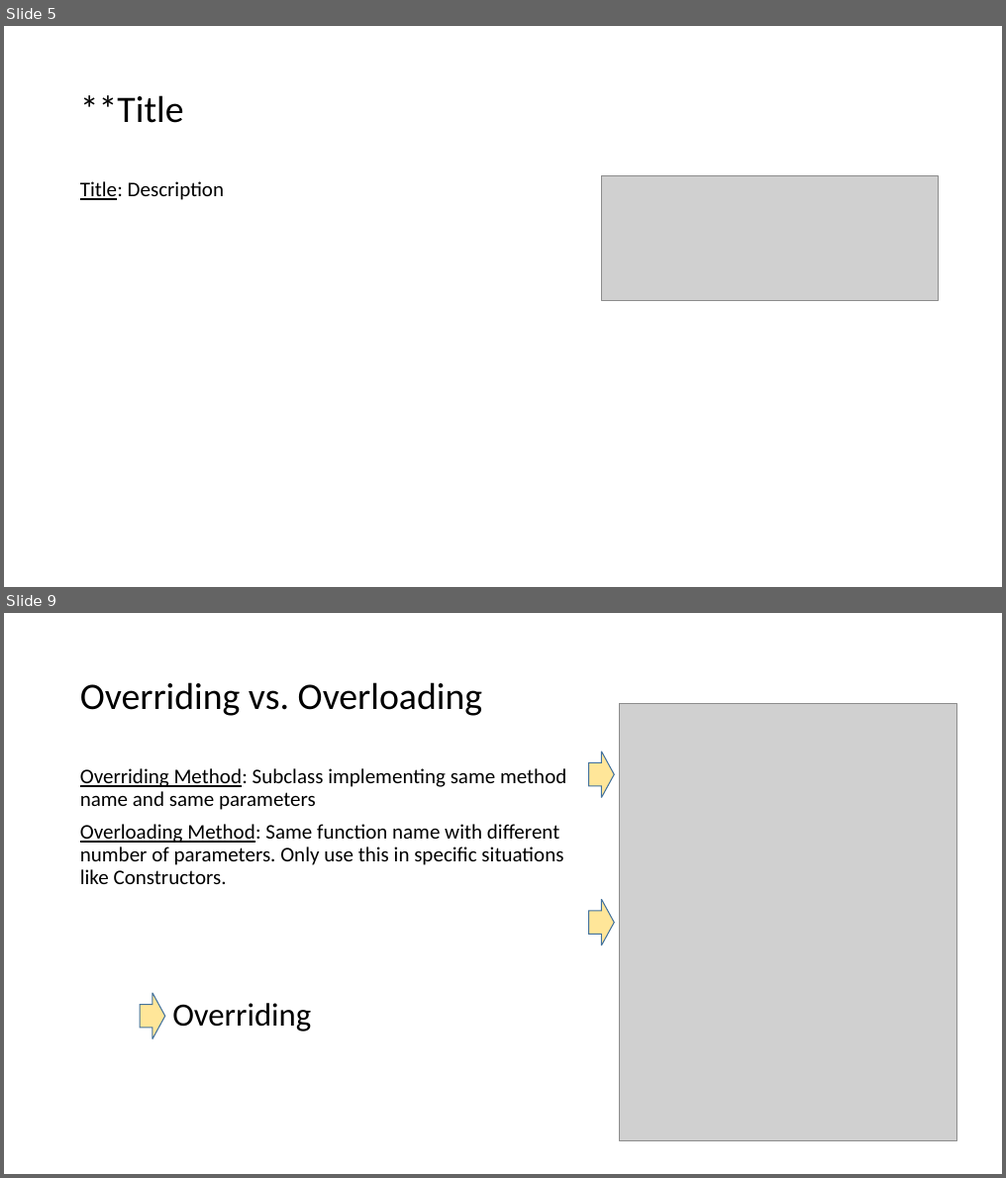
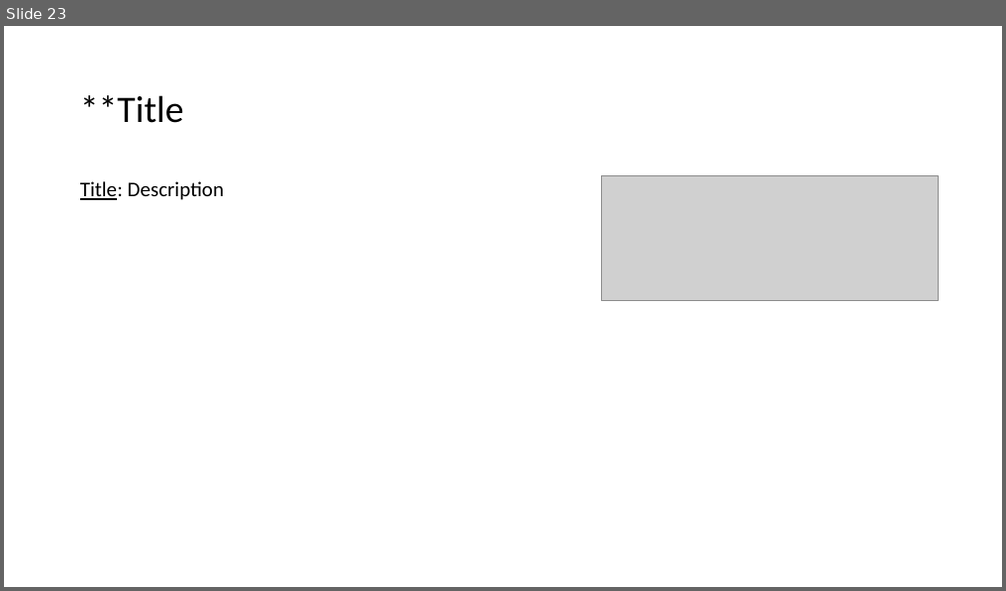
Before and after one commit to EricJPogue/www-epogue-info, a slide deck: CPSC-24500/Week03/2017SpringW03Slides.pptx. Shown one above the other, each under a label of ours: slides 5 and 9 before the commit, slide 23 after it; the slides between them are not shown. The pictures are 1006x1178 and 1006x591 pixels, drawn with LibreOffice and Linux fonts; fonts in the diff are those of the drawing; grey boxes stand for pictures. Boxes give left, top, right and bottom in pixels: in the first picture for what was removed or moved away, otherwise in the second. Text is boxed around its words. In the diff, an @@ line names an element or a change of style, - is before the commit and + after.

```diff
--- a/CPSC-24500/Week03/2017SpringW03Slides.pptx
+++ b/CPSC-24500/Week03/2017SpringW03Slides.pptx
@@ slide 9 removed at (x1=4, y1=613, x2=1002, y2=1174), background #FFFFFF @@
@@ title removed at (x1=80, y1=682, x2=482, y2=716) @@
-Overriding vs. Overloading
@@ picture removed at (x1=620, y1=703, x2=956, y2=1142) @@
@@ down arrow removed at (x1=589, y1=752, x2=614, y2=798) @@
@@ text removed at (x1=80, y1=768, x2=566, y2=884) @@
-Overriding Method: Subclass implementing same method name and same parameters
-Overloading Method: Same function name with different number of parameters. Only use this in specific situations like Constructors.
@@ down arrow removed at (x1=589, y1=900, x2=614, y2=947) @@
@@ down arrow removed at (x1=140, y1=993, x2=165, y2=1040) @@
@@ text removed at (x1=172, y1=1003, x2=311, y2=1032) @@
-Overriding
@@ what was slide 5 is now slide 23 @@
```
Also in this commit, not shown: 4 slides changed, 17 slides added, 8 other slides removed, 5 other files.
